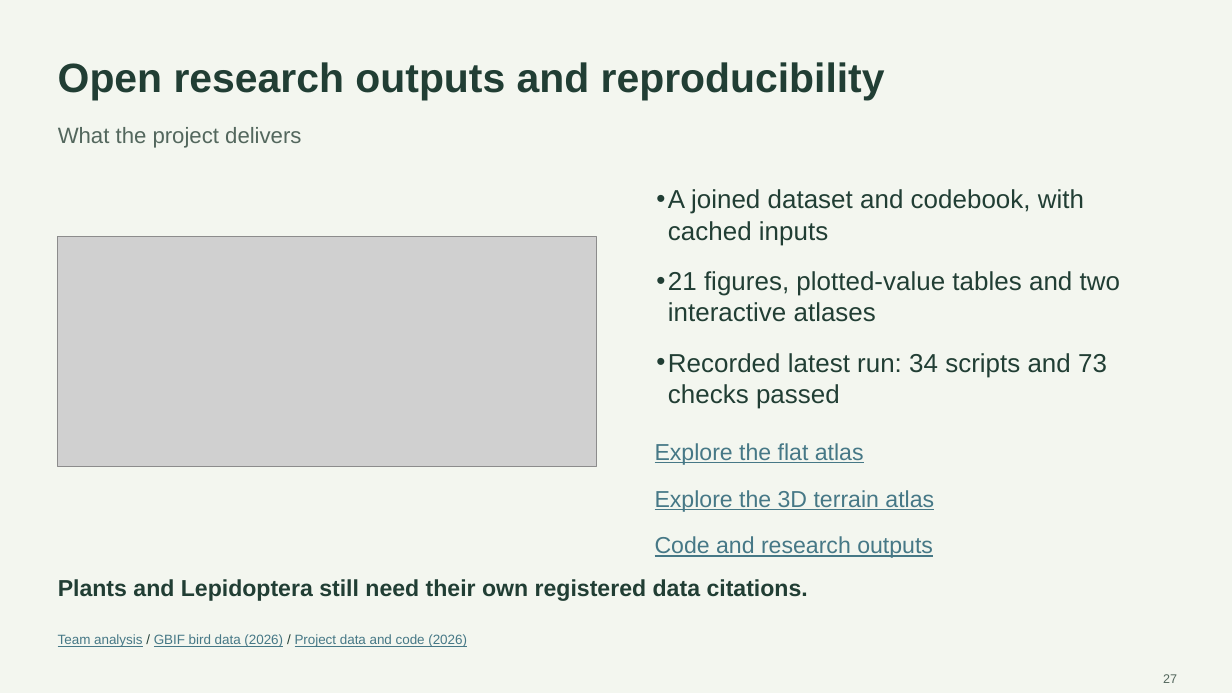
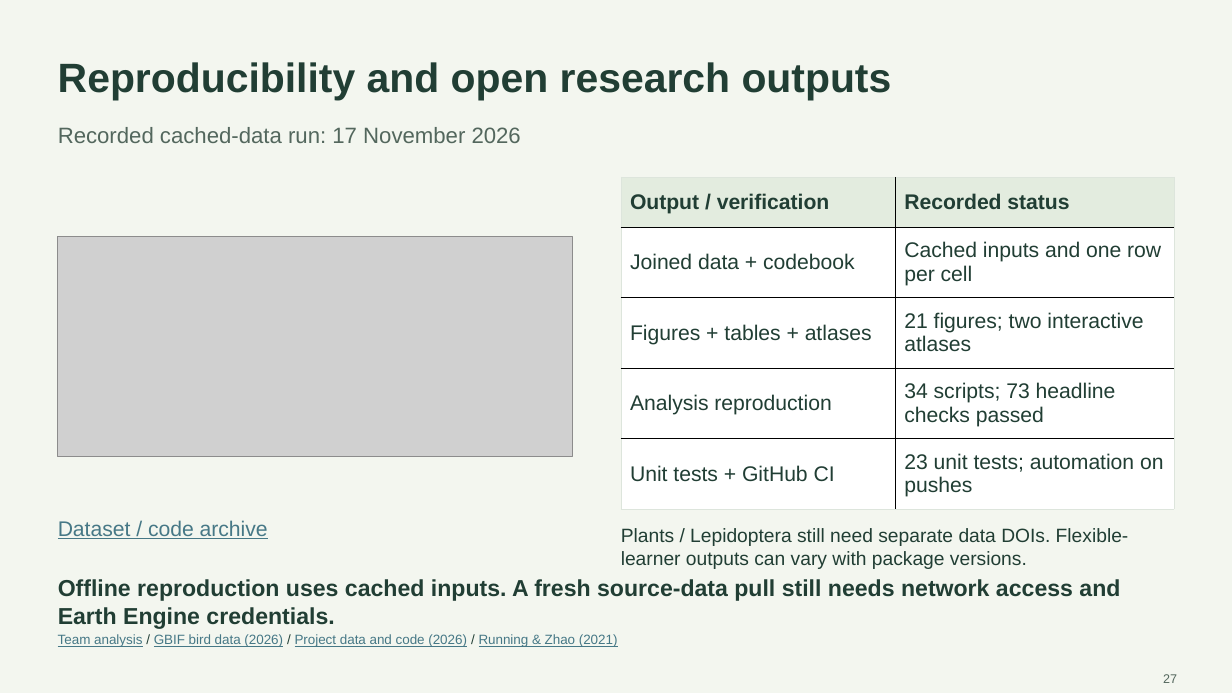
Before and after one commit to Devansh061105/Course-Project-EVST, a slide deck: slide 27 of presentation/final/Final_Evaluation_Biodiversity_Productivity.pptx. Drawn at 1232x693 pixels with LibreOffice and Linux fonts; fonts in the diff are those of the drawing; grey boxes stand for pictures. Boxes give left, top, right and bottom in pixels: in the first picture for what was removed or moved away, otherwise in the second. Text is boxed around its words. In the diff, an @@ line names an element or a change of style, - is before the commit and + after.

Commit message:
Restructure final evaluation for 20 minutes with named scripts and viva preparation

```diff
--- a/presentation/final/Final_Evaluation_Biodiversity_Productivity.pptx
+++ b/presentation/final/Final_Evaluation_Biodiversity_Productivity.pptx
@@ text at [58,62,892,101]: text changed @@
-Open research outputs and reproducibility
+Reproducibility and open research outputs
@@ text at [58,127,521,143]: text changed @@
-What the project delivers
+Recorded cached-data run: 17 November 2026
@@ table added at [621,177,1175,509], 5 rows, 2 columns @@
+Output / verification | Recorded status
+Joined data + codebook | Cached inputs and one row per cell
+Figures + tables + atlases | 21 figures; two interactive atlases
+Analysis reproduction | 34 scripts; 73 headline checks passed
+Unit tests + GitHub CI | 23 unit tests; automation on pushes
@@ text removed at [668,189,1120,409] @@
-• A joined dataset and codebook, with cached inputs
-• 21 figures, plotted-value tables and two interactive atlases
-• Recorded latest run: 34 scripts and 73 checks passed
@@ picture: place and size @@
-picture at [57,237,596,467]
+picture at [57,237,572,456]
@@ text removed at [655,443,864,465] @@
-Explore the flat atlas
@@ text added at [58,520,268,539], 16.5 pt, text #467886, underline @@
+Dataset / code archive
@@ text at [621,528,1129,569]: text changed; size 18 to 15 pt; text colour #467886 to #213E34 @@
-Explore the 3D terrain atlas
+Plants / Lepidoptera still need separate data DOIs. Flexible-learner outputs can vary with package versions.
@@ text removed at [655,536,933,558] @@
-Code and research outputs
@@ text at [58,579,1120,629]: text changed @@
-Plants and Lepidoptera still need their own registered data citations.
+Offline reproduction uses cached inputs. A fresh source-data pull still needs network access and Earth Engine credentials.
@@ text at [58,634,618,647]: text changed @@
-Team analysis / GBIF bird data (2026) / Project data and code (2026)
+Team analysis / GBIF bird data (2026) / Project data and code (2026) / Running & Zhao (2021)
```
Also in this commit, not shown: 29 other slides changed, 9 slides added, 5 slides removed, 6 other files.
